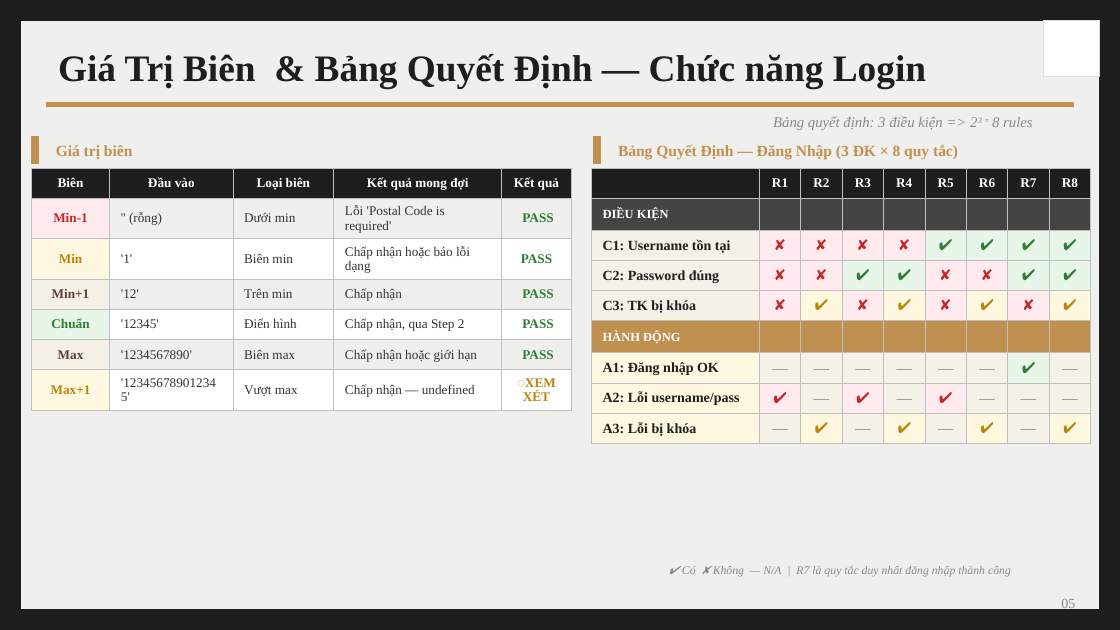
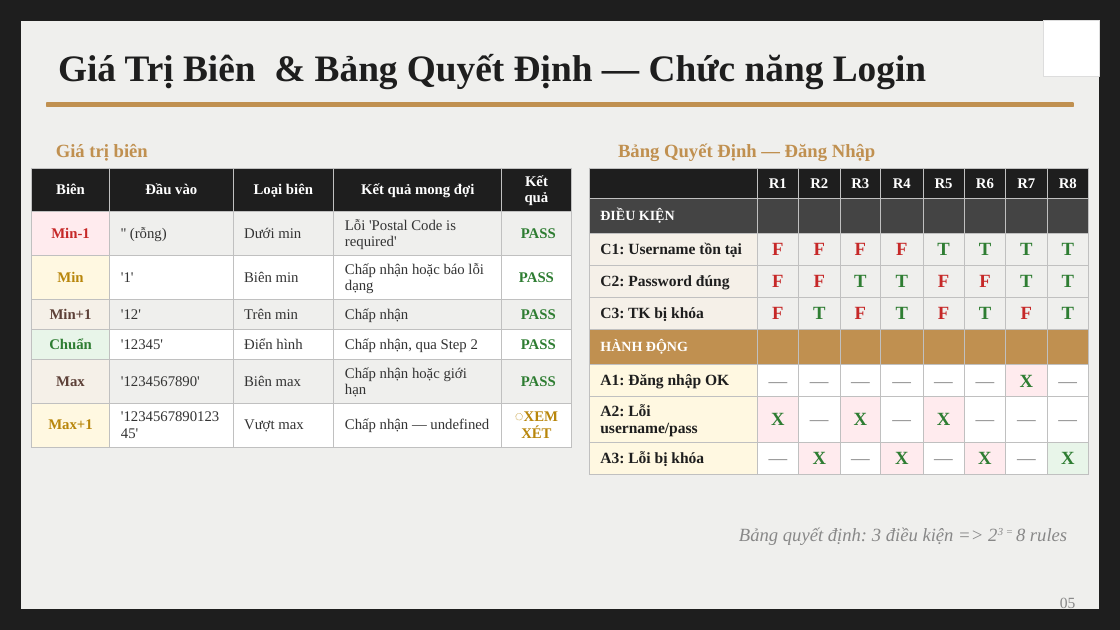
Before and after one commit to YenNhi0511/1150080069_CNPM1_TranDuongYenNhi_KiemThuPhanMem, a slide deck: slide 5 of Giua_Ky/Trần Dương Yến Nhi_Báo cáo kiểm thử.pptx. Drawn at 1120x630 pixels with LibreOffice and Linux fonts; fonts in the diff are those of the drawing. Boxes give left, top, right and bottom in pixels: in the first picture for what was removed or moved away, otherwise in the second. Text is boxed around its words. In the diff, an @@ line names an element or a change of style, - is before the commit and + after.

Commit message:
gk

```diff
--- a/Giua_Ky/Trần Dương Yến Nhi_Báo cáo kiểm thử.pptx
+++ b/Giua_Ky/Trần Dương Yến Nhi_Báo cáo kiểm thử.pptx
@@ rectangle removed at [31,137,38,164] @@
@@ text "Giá trị biên" at [56,144,148,161]: size 10 to 12 pt @@
@@ rectangle removed at [594,137,600,164] @@
@@ text at [618,143,876,161]: text changed; size 10 to 12 pt @@
-Bảng Quyết Định — Đăng Nhập (3 ĐK × 8 quy tắc)
+Bảng Quyết Định — Đăng Nhập
@@ table at [31,168,571,442] @@
@@ size 8.5 to 9.5 pt @@
@@ table at [589,168,1089,470] @@
-row 3: C1: Username tồn tại | ✘ | ✘ | ✘ | ✘ | ✔ | ✔ | ✔ | ✔
+row 3: C1: Username tồn tại | F | F | F | F | T | T | T | T
-row 4: C2: Password đúng | ✘ | ✘ | ✔ | ✔ | ✘ | ✘ | ✔ | ✔
+row 4: C2: Password đúng | F | F | T | T | F | F | T | T
-row 5: C3: TK bị khóa | ✘ | ✔ | ✘ | ✔ | ✘ | ✔ | ✘ | ✔
+row 5: C3: TK bị khóa | F | T | F | T | F | T | F | T
-row 7, column 8: ✔
+row 7, column 8: X
-row 8: A2: Lỗi username/pass | ✔ | — | ✔ | — | ✔ | — | — | —
+row 8: A2: Lỗi username/pass | X | — | X | — | X | — | — | —
-row 9: A3: Lỗi bị khóa | — | ✔ | — | ✔ | — | ✔ | — | ✔
+row 9: A3: Lỗi bị khóa | — | X | — | X | — | X | — | X
@@ fill #FFEBEE to none in 12 cells @@
@@ fill #E8F5E9 to none in 8 cells @@
@@ fill #FFF8E1 to none in 4 cells @@
@@ fill #F5F0E8 to #FFFFFF in 16 cells @@
@@ fill #E8F5E9 to #FFEBEE in row 7, column 8 @@
@@ fill #FFF8E1 to #FFEBEE in 3 cells @@
@@ fill #FFF8E1 to #E8F5E9 in row 9, column 9 @@
@@ size 8.5 to 9.5 pt in "R1", "R2", "R3", "R4" and 4 more places @@
@@ size 8 to 9 pt in "ĐIỀU KIỆN", "HÀNH ĐỘNG" @@
@@ size 9 to 10 pt in "C1: Username tồn tại", "C2: Password đúng", "C3: TK bị khóa", "A1: Đăng nhập OK" and 2 more places @@
@@ size 10 to 12 pt in "—", "—", "—", "—" and 12 more places @@
@@ text "Bảng quyết định: 3 điều ...": place and size @@
-text "Bảng quyết định: 3 điều ..." at [773,116,1032,130]
+text "Bảng quyết định: 3 điều ..." at [739,527,1067,545]
@@ text "Bảng quyết định: 3 điều ..." at [739,527,1067,545]: size 9.5 to 12 pt; line spacing 1 to 1.5 @@
@@ text removed at [682,566,1011,577] @@
-✔ Có ✘ Không — N/A | R7 là quy tắc duy nhất đăng nhập thành công
@@ text "05" at [1060,598,1076,612]: size 9 to 10 pt @@
```
Also in this commit, not shown: 4 other slides changed.
